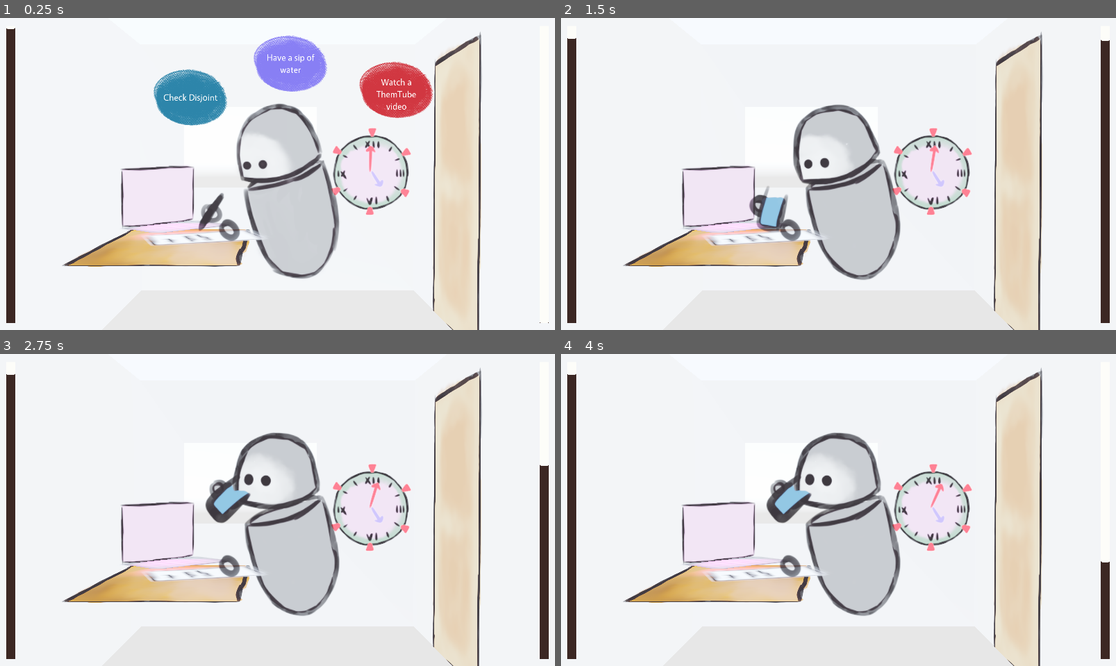
Above: before the commit, frames 1-4 (two rows, left to right).
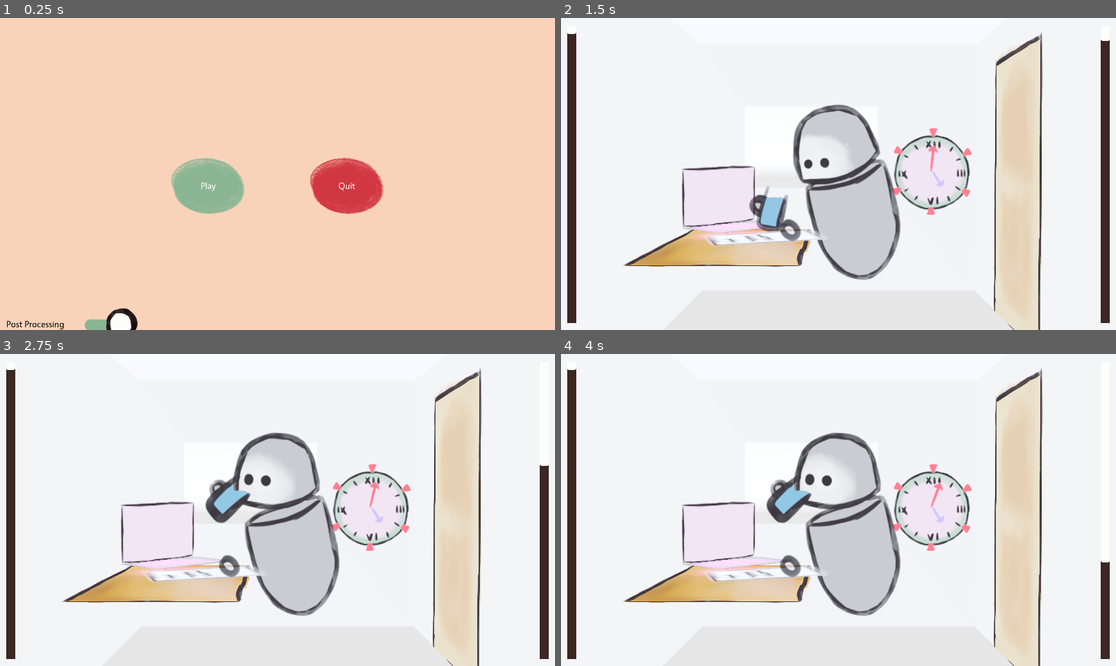
Above: after the commit, the same moments.

Repository: bucketfish/procrastination-simulator
Game: Godot game, scene res://Main.tscn
Two runs of this game, one before a commit and one after it. Both use one fixed random seed, a clock stepped at 60 frames per second and the inputs below. A sky picture missing from this copy of the repository is replaced by a grey-blue gradient.
Inputs (mouse positions are in pixels of both pictures, inside the frame that each line leads up to):
- Up to frame 1 (0.25 s): no input
- Up to frame 2 (1.5 s): click (771, 186) at 0.5 s, where only the run after the commit has a clickable "Play"; click "Have a sip of water" at 1.25 s
- Up to frame 3 (2.75 s): tap Enter at 2 s
- Up to frame 4 (4 s): tap Space at 2.75 s; tap Enter at 3.5 s

The runs differ from the first frame. In frame 1, 93% of the frame differs, in the area x 0-100%, y 0-100%; in frame 2, less than 0.1%; in frame 3, less than 0.1%; in frame 4, less than 0.1%.

Commit message:
Menu Finally working!

Diff:
--- a/Main.tscn
+++ b/Main.tscn
@@ -115,7 +115,7 @@
 "values": [ 0 ]
 }
 tracks/2/type = "value"
-tracks/2/path = NodePath("../RoomGroup/TableGroup/OnTableGroup/LaptopGroup/computer_screen:frame")
+tracks/2/path = NodePath("../righthand:translation")
 tracks/2/interp = 1
 tracks/2/loop_wrap = true
 tracks/2/imported = false
@@ -123,11 +123,11 @@
 tracks/2/keys = {
 "times": PoolRealArray( 0 ),
 "transitions": PoolRealArray( 1 ),
-"update": 1,
-"values": [ 0 ]
+"update": 0,
+"values": [ Vector3( -0.408375, 0.922143, -0.435435 ) ]
 }
 tracks/3/type = "value"
-tracks/3/path = NodePath("../righthand:translation")
+tracks/3/path = NodePath("../lefthand:translation")
 tracks/3/interp = 1
 tracks/3/loop_wrap = true
 tracks/3/imported = false
@@ -136,10 +136,10 @@
 "times": PoolRealArray( 0 ),
 "transitions": PoolRealArray( 1 ),
 "update": 0,
-"values": [ Vector3( -0.408375, 0.922143, -0.435435 ) ]
+"values": [ Vector3( -0.414453, 0.878936, -0.168537 ) ]
 }
 tracks/4/type = "value"
-tracks/4/path = NodePath("../lefthand:translation")
+tracks/4/path = NodePath("../righthand:visible")
 tracks/4/interp = 1
 tracks/4/loop_wrap = true
 tracks/4/imported = false
@@ -148,10 +148,10 @@
 "times": PoolRealArray( 0 ),
 "transitions": PoolRealArray( 1 ),
 "update": 0,
-"values": [ Vector3( -0.414453, 0.878936, -0.168537 ) ]
+"values": [ false ]
 }
 tracks/5/type = "value"
-tracks/5/path = NodePath("../righthand:visible")
+tracks/5/path = NodePath("../lefthand:rotation_degrees")
 tracks/5/interp = 1
 tracks/5/loop_wrap = true
 tracks/5/imported = false
@@ -160,27 +160,15 @@
 "times": PoolRealArray( 0 ),
 "transitions": PoolRealArray( 1 ),
 "update": 0,
-"values": [ false ]
+"values": [ Vector3( 0, 0, 0 ) ]
 }
 tracks/6/type = "value"
-tracks/6/path = NodePath("../lefthand:rotation_degrees")
+tracks/6/path = NodePath("../../TableGroup/OnTableGroup/LaptopGroup/computer_screen:frame")
 tracks/6/interp = 1
 tracks/6/loop_wrap = true
 tracks/6/imported = false
 tracks/6/enabled = true
 tracks/6/keys = {
-"times": PoolRealArray( 0 ),
-"transitions": PoolRealArray( 1 ),
-"update": 0,
-"values": [ Vector3( 0, 0, 0 ) ]
-}
-tracks/7/type = "value"
-tracks/7/path = NodePath("../../TableGroup/OnTableGroup/LaptopGroup/computer_screen:frame")
-tracks/7/interp = 1
-tracks/7/loop_wrap = true
-tracks/7/imported = false
-tracks/7/enabled = true
-tracks/7/keys = {
 "times": PoolRealArray( 0 ),
 "transitions": PoolRealArray( 1 ),
 "update": 0,
@@ -929,7 +917,6 @@
 [node name="MenuLayer" type="CanvasLayer" parent="."]
 
 [node name="Menu" parent="MenuLayer" instance=ExtResource( 20 )]
-visible = false
 
 [node name="GameObjects" type="Spatial" parent="."]
 
--- a/Menu.tscn
+++ b/Menu.tscn
@@ -62,6 +62,7 @@
 "_edit_use_anchors_": false
 }
 
+[connection signal="pressed" from="Play" to="." method="_on_Play_pressed"]
 [connection signal="pressed" from="Quit" to="." method="_on_Quit_pressed"]
 
 [editable path="Play"]
--- a/scripts/Main.gd
+++ b/scripts/Main.gd
@@ -21,6 +21,8 @@
 onready var text_bubble_sprite = $MumTalkViewport/Bubble
 onready var text_bubble_label = $MumTalkViewport/Label
 
+onready var play_button = $MenuLayer/Menu/Play
+
 
 var data_file
 var actions_json
@@ -42,11 +44,8 @@
 	file.close()
 	actions_json = JSON.parse(data_file)
 	actions = actions_json.result
-
+	play_button.connect("pressed", self, "_on_Play_pressed")
 	# tutorial? menu? first
-
-	start_game()
-
 
 func start_game():
 	# button selection
@@ -67,6 +66,8 @@
 	clock_hour.rotation_degrees.z = 30
 	clock_min.rotation_degrees.z = -180
 
+func _on_Play_pressed():
+	start_game()
 
 func do_action(actionname):
 	# well, do the action
--- a/scripts/Menu.gd
+++ b/scripts/Menu.gd
@@ -4,3 +4,7 @@
 
 func _on_Quit_pressed():
 	get_tree().quit()
+
+
+func _on_Play_pressed():
+	visible = false
